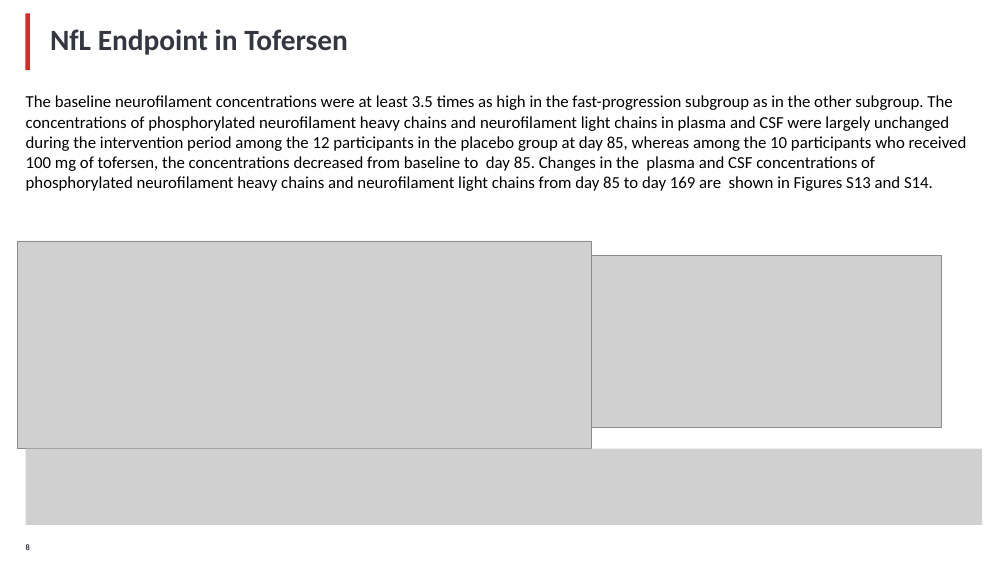
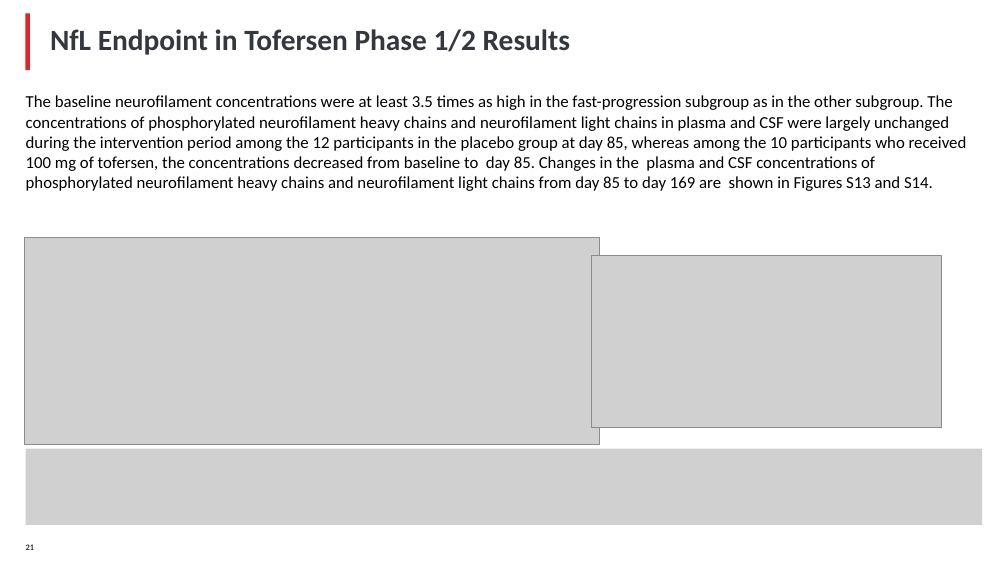
Before and after one commit to YushufSharker/ALS, a slide deck: slide 22 of OutputDocuments/ALS_Slide_deck_STAT.pptx (slide 9 before the commit). Drawn at 1008x567 pixels with LibreOffice and Linux fonts; fonts in the diff are those of the drawing; grey boxes stand for pictures; background and template pictures are left out. Boxes give left, top, right and bottom in pixels: in the first picture for what was removed or moved away, otherwise in the second. Text is boxed around its words. In the diff, an @@ line names an element or a change of style, - is before the commit and + after.

```diff
--- a/OutputDocuments/ALS_Slide_deck_STAT.pptx
+++ b/OutputDocuments/ALS_Slide_deck_STAT.pptx
@@ title at (50, 29, 570, 55): text changed @@
-NfL Endpoint in Tofersen
+NfL Endpoint in Tofersen Phase 1/2 Results
@@ picture: place and size @@
-picture at (17, 241, 592, 449)
+picture at (25, 237, 600, 445)
@@ page number at (26, 544, 34, 550): text changed @@
-8
+21
```
Also in this commit, not shown: 7 other slides changed, 6 slides added, 13 slides removed, 2 other files.
